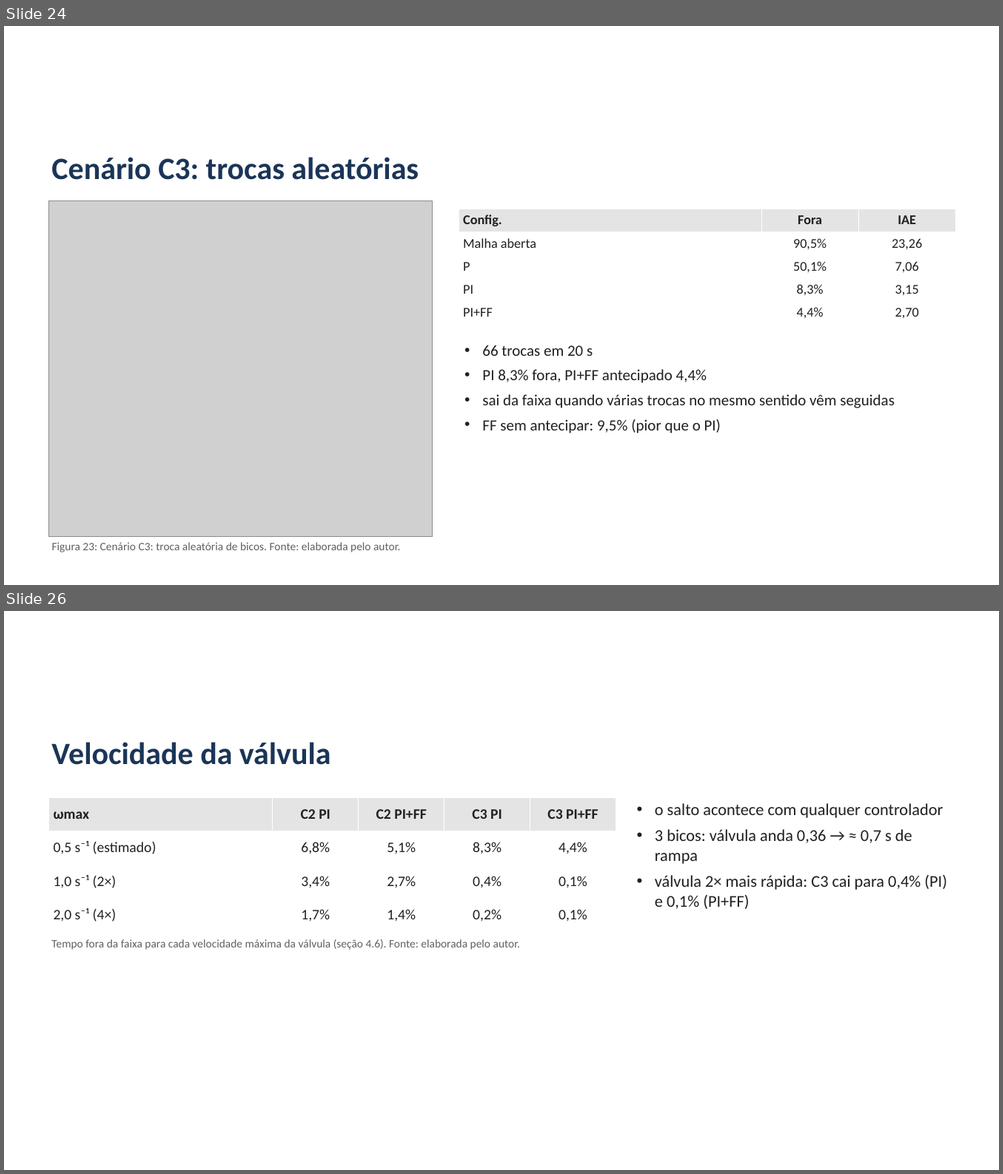
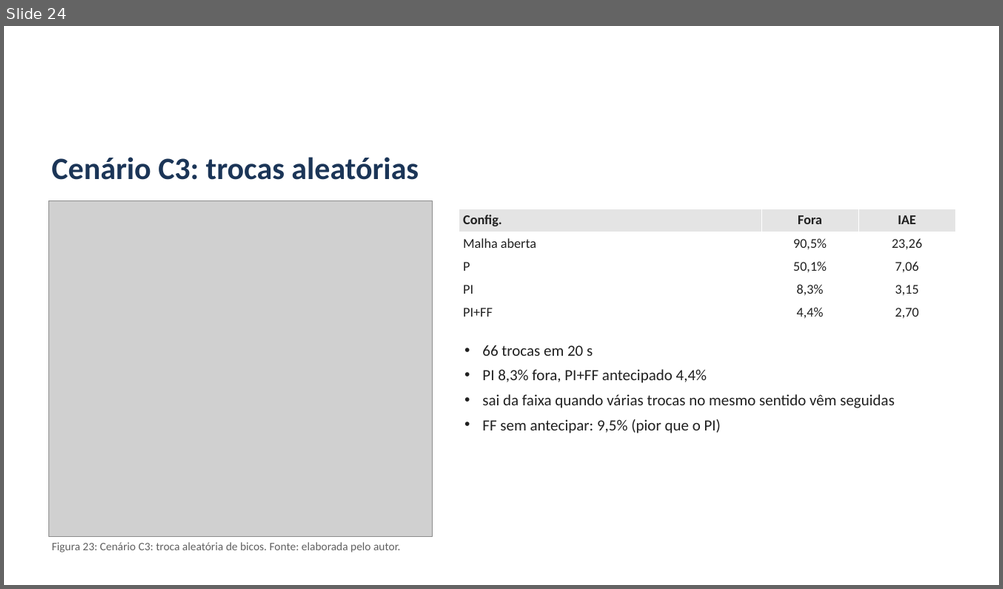
Before and after one commit to alexteroltismart/tcc, a slide deck: docs/Apresentacao_Banca_TCC_v25.pptx. Shown one above the other, each under a label of ours: slides 24 and 26 before the commit, slide 24 after it; the slides between them are not shown. The pictures are 1003x1174 and 1003x589 pixels, drawn with LibreOffice and Linux fonts; fonts in the diff are those of the drawing; grey boxes stand for pictures; background and template pictures are left out. Boxes give left, top, right and bottom in pixels: in the first picture for what was removed or moved away, otherwise in the second. Text is boxed around its words. In the diff, an @@ line names an element or a change of style, - is before the commit and + after.

```diff
--- a/docs/Apresentacao_Banca_TCC_v25.pptx
+++ b/docs/Apresentacao_Banca_TCC_v25.pptx
@@ slide 26 removed at box(4, 611, 999, 1170), background picture (left out) @@
@@ text removed at box(51, 742, 331, 765) @@
-Velocidade da válvula
@@ table removed at box(48, 797, 616, 932), 4 rows, 5 columns @@
-ωmax | C2 PI | C2 PI+FF | C3 PI | C3 PI+FF
-0,5 s⁻¹ (estimado) | 6,8% | 5,1% | 8,3% | 4,4%
-1,0 s⁻¹ (2×) | 3,4% | 2,7% | 0,4% | 0,1%
-2,0 s⁻¹ (4×) | 1,7% | 1,4% | 0,2% | 0,1%
@@ text removed at box(654, 803, 947, 909) @@
-• o salto acontece com qualquer controlador
-• 3 bicos: válvula anda 0,36 → ≈ 0,7 s de rampa
-• válvula 2× mais rápida: C3 cai para 0,4% (PI) e 0,1% (PI+FF)
@@ text removed at box(51, 940, 520, 950) @@
-Tempo fora da faixa para cada velocidade máxima da válvula (seção 4.6). Fonte: elaborada pelo autor.
```
Also in this commit, not shown: 4 slides changed, 1 other slide removed, 6 other files.
